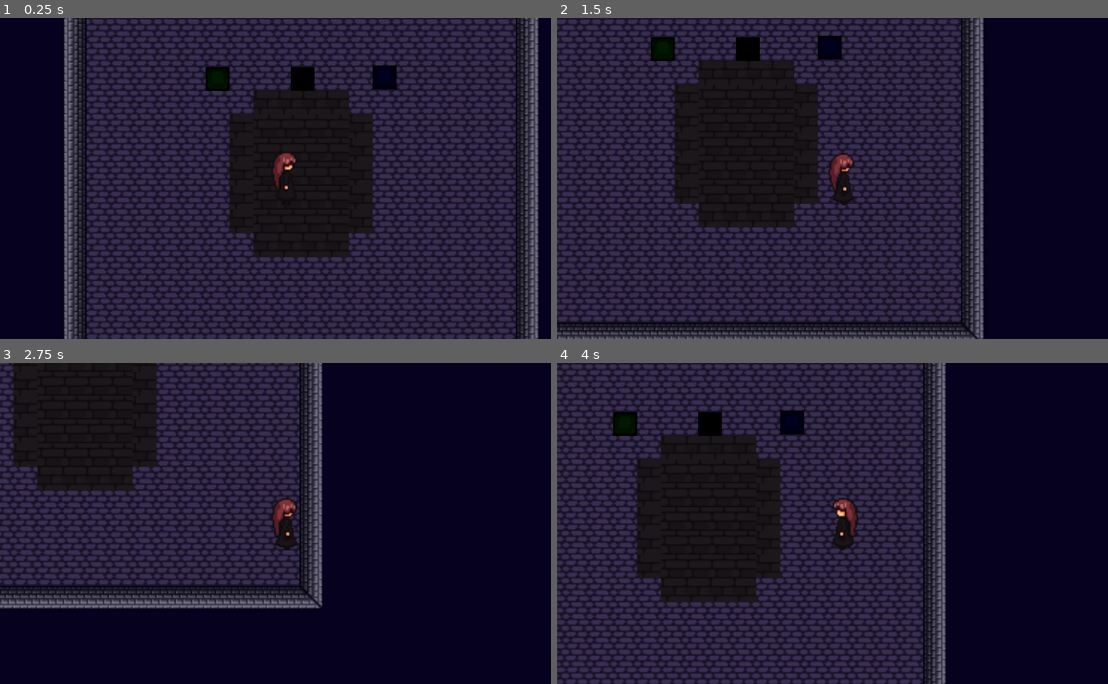
Above: before the commit, frames 1-4 (two rows, left to right).
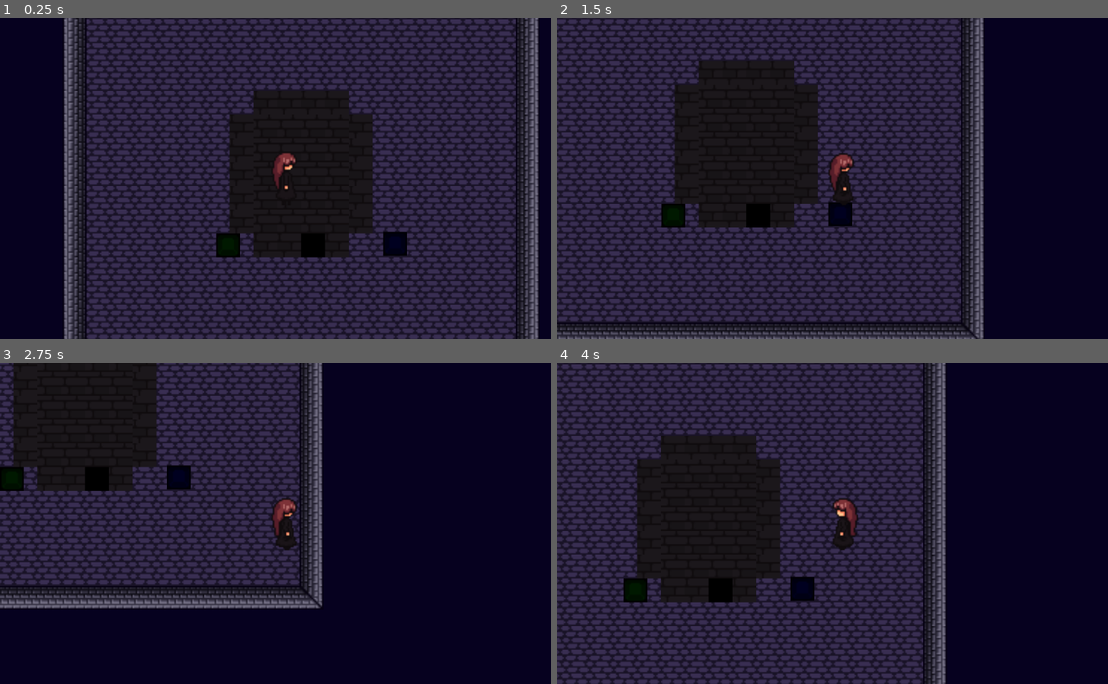
Above: after the commit, the same moments.

Repository: shreyasaga2011-lang/daydream
Game: Godot game, scene res://main.tscn
Two runs of this game, one before a commit and one after it. Both use one fixed random seed, a clock stepped at 60 frames per second and the inputs below.
Inputs:
- Up to frame 1 (0.25 s): no input
- Up to frame 2 (1.5 s): tap Enter at 0.5 s; hold Right (ui_right) 0.53-1.28 s; tap E (interact) at 0.6, 1.35 s; hold Down (ui_down) from 1.28 s (still down)
- Up to frame 3 (2.75 s): release Down (ui_down) at 2.03 s; hold Right (ui_right) from 2.03 s (still down); tap E (interact) at 2.1 s
- Up to frame 4 (4 s): release Right (ui_right) at 2.78 s; hold Up (ui_up) 2.78-3.53 s; tap E (interact) at 2.85, 3.6 s; hold Left (ui_left) from 3.53 s (still down)

The runs differ from the first frame. In frame 1, 1.8% of the frame differs, in the area x 37-74%, y 14-75%; in frame 2, 1.7%; in frame 3, 0.8%; in frame 4, 1.8%, in the area x 10-47%, y 14-75%.

Commit message:
helloyessir

Diff:
--- a/main.tscn
+++ b/main.tscn
@@ -55,4 +55,3 @@
 justification_flags = 0
 
 [node name="Pillar" parent="." instance=ExtResource("5_lquwl")]
-position = Vector2(-7, -112)
--- a/pillar_1.gd
+++ b/pillar_1.gd
@@ -42,7 +42,7 @@
 
 	Global.activated_pillars += 1
 	if(Global.activated_pillars == 3):
-		print("yay")
+		print(Global.activated_pillars)
 
 	# Activate matching pillars
 	for path in matching_pillars:
--- a/pillar_b_1.gd
+++ b/pillar_b_1.gd
@@ -5,7 +5,6 @@
 
 @onready var base_sprite = $BaseSprite2
 @onready var activation_area = $ActivationArea2
-@onready var world_environment = $WorldEnvironment  # placeholder if you have a WorldEnvironment node
 
 var activated = false
 var player_in_area = false
@@ -45,7 +44,7 @@
 
 	Global.activated_pillars += 1
 	if(Global.activated_pillars == 3):
-		print("yay")
+		print(Global.activated_pillars)
 
 	# Activate matching pillars
 	for path in matching_pillars:
--- a/pillar_light_trials.gd
+++ b/pillar_light_trials.gd
@@ -2,10 +2,8 @@
 
 @export var total_buttons := 3
 var activated_count := 0
-var player
 
-func _ready():
-	player = $Player  # assign your player node here
+
 
 func button_activate():
 	activated_count += 1
@@ -14,3 +12,8 @@
 
 func go_to_next_scene():
 	get_tree().change_scene("res://NextScene.tscn")
+
+func _process(delta) -> void:
+	if(Global.activated_pillars == 3):
+		print()
+	pass
--- a/player.gd
+++ b/player.gd
@@ -37,6 +37,8 @@
 	canvas.add_child(light_sprite)
 
 func _physics_process(_delta):
+
+
 	var input_vector = Input.get_vector("ui_left", "ui_right", "ui_up", "ui_down")
 
 	if input_vector != Vector2.ZERO:
